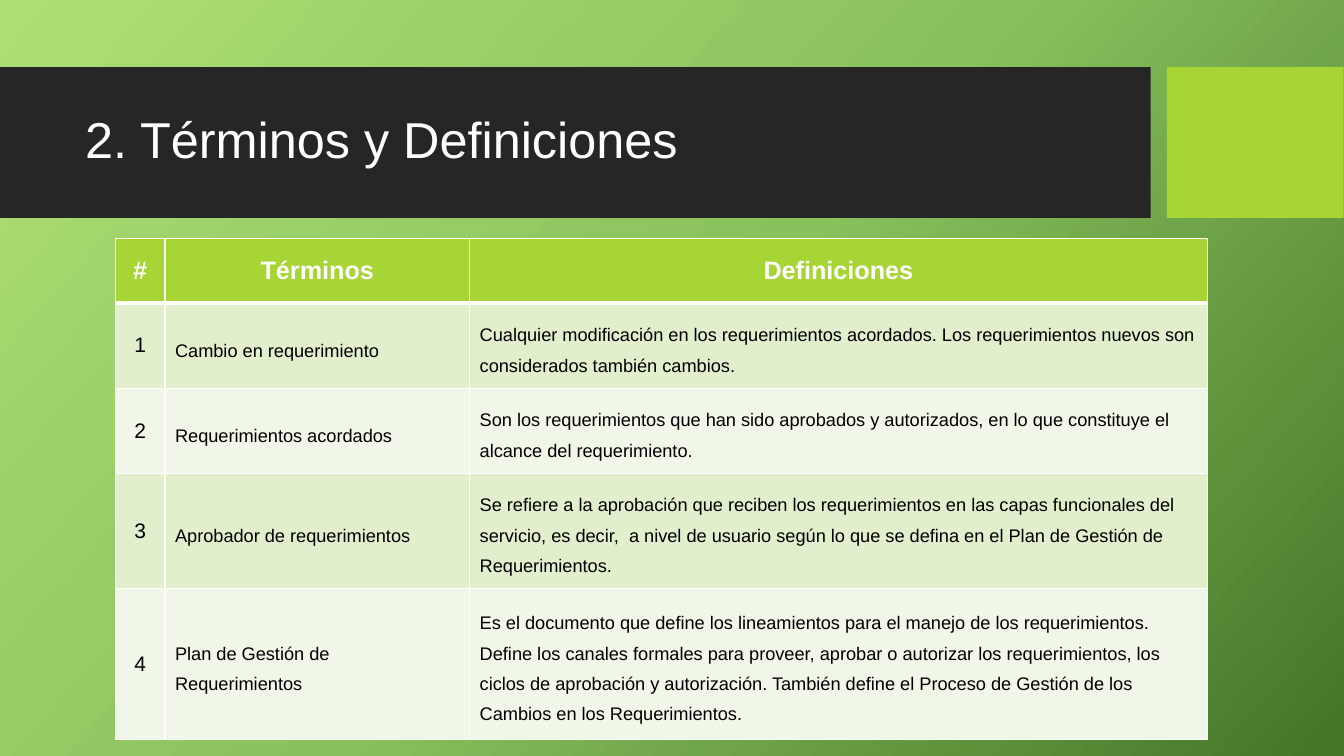
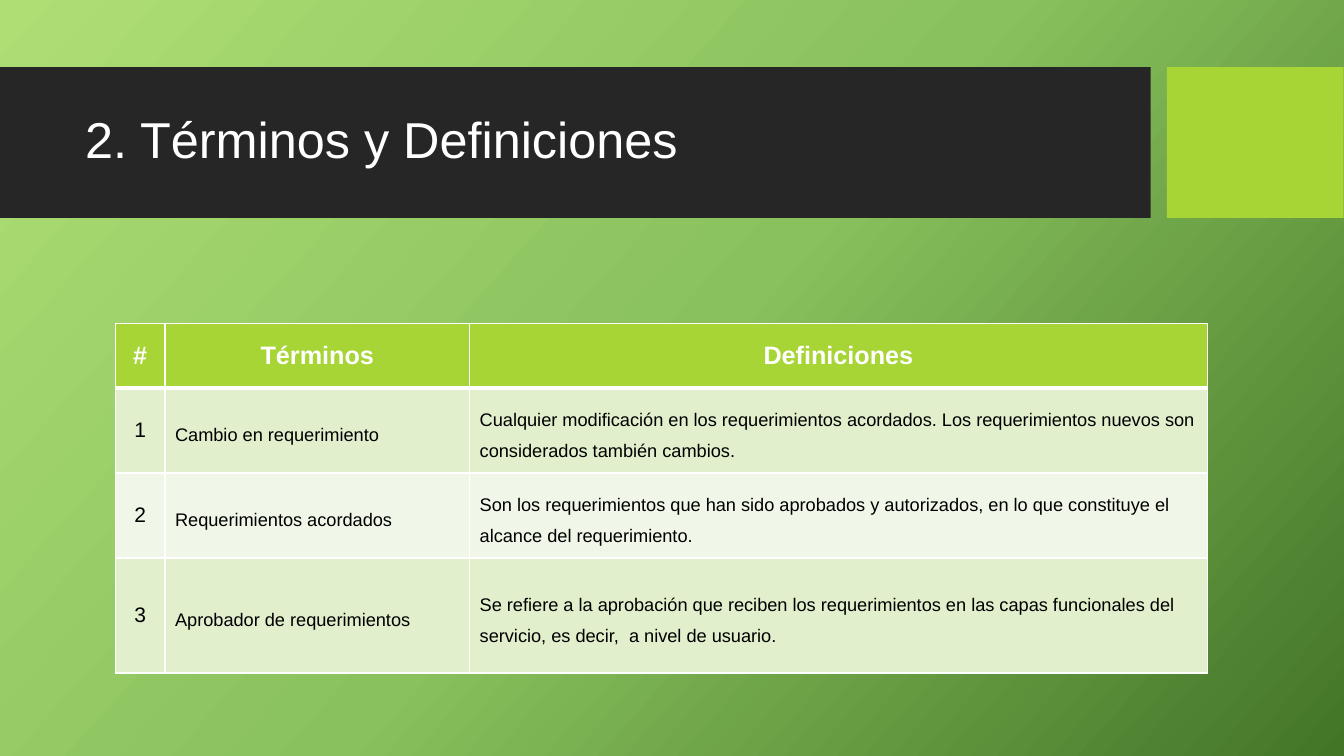
Before and after one commit to cjbensan/sistema-facturacion-inventario, a slide deck: slide 4 of CMMI-Nivel-2/REQM/PGCREQM_0.1_2015.pptx. Drawn at 1344x756 pixels with LibreOffice and Linux fonts; fonts in the diff are those of the drawing; background and template pictures are left out. Boxes give left, top, right and bottom in pixels: in the first picture for what was removed or moved away, otherwise in the second. Text is boxed around its words. In the diff, an @@ line names an element or a change of style, - is before the commit and + after.

```diff
--- a/CMMI-Nivel-2/REQM/PGCREQM_0.1_2015.pptx
+++ b/CMMI-Nivel-2/REQM/PGCREQM_0.1_2015.pptx
@@ table at [115,324,1207,674] @@
-row 4: 3 | Aprobador de requerimientos | Se refiere a la aprobación que reciben los requerimientos en las capas funcionales del servicio, es decir, a nivel de usuario según lo que se defina en el Plan de Gestión de Requerimientos.
-row 5: 4 | Plan de Gestión de Requerimientos | Es el documento que define los lineamientos para el manejo de los requerimientos. Define los canales formales para proveer, aprobar o autorizar los requerimientos, los ciclos de aprobación y autorización. También define el Proceso de Gestión de los Cambios en los Requerimientos.
+row 4: 3 | Aprobador de requerimientos | Se refiere a la aprobación que reciben los requerimientos en las capas funcionales del servicio, es decir, a nivel de usuario.
@@ table: place and size @@
-table at [115,239,1207,740]
+table at [115,324,1207,674]
```
Also in this commit, not shown: 3 other slides changed, 1 other file.
